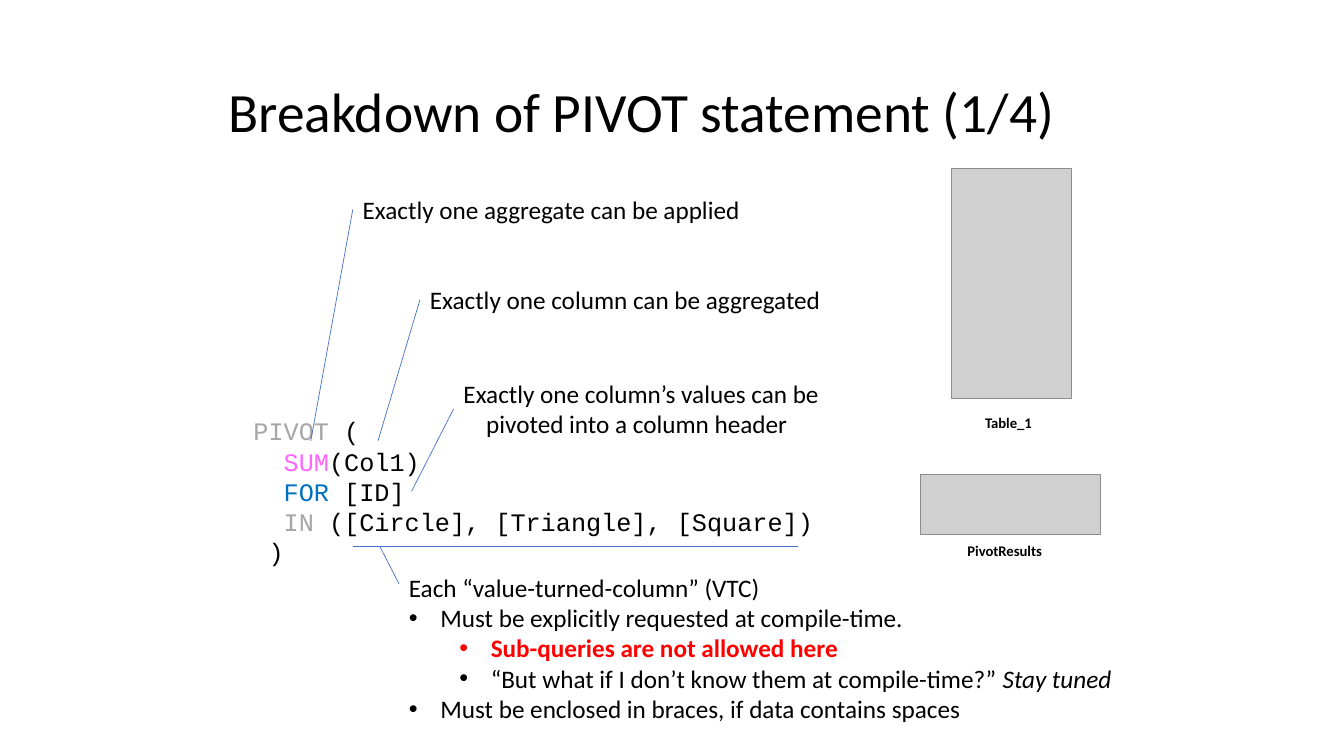
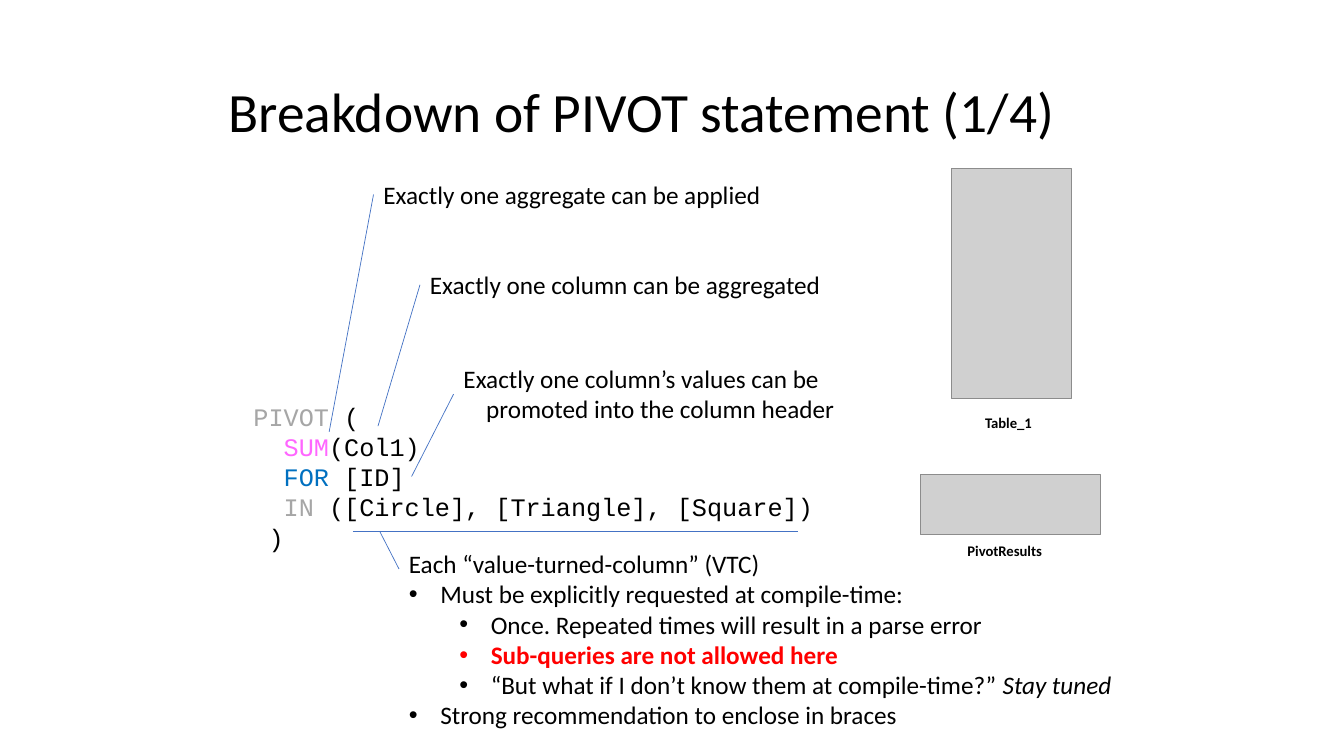
Before and after one commit to jbfoushee/MyPresentations, a slide deck: slide 16 of TSQL_Pivot_Operators/T-SQL Pivot Clause v6.pptx. Drawn at 1344x756 pixels with LibreOffice and Linux fonts; fonts in the diff are those of the drawing; grey boxes stand for pictures. Boxes give left, top, right and bottom in pixels: in the first picture for what was removed or moved away, otherwise in the second. Text is boxed around its words. In the diff, an @@ line names an element or a change of style, - is before the commit and + after.

```diff
--- a/TSQL_Pivot_Operators/T-SQL Pivot Clause v6.pptx
+++ b/TSQL_Pivot_Operators/T-SQL Pivot Clause v6.pptx
@@ text "Exactly one aggregate can be ...": place and size @@
-text "Exactly one aggregate can be ..." at box(363, 201, 739, 224)
+text "Exactly one aggregate can be ..." at box(383, 186, 760, 209)
@@ line moved from (311, 441) - (353, 210) to (330, 432) - (374, 195) @@
@@ text at box(486, 400, 834, 422): text changed @@
-pivoted into a column header
+promoted into the column header
@@ 4 lines, 3 texts: place and size @@
-4 lines, 3 texts at box(253, 291, 820, 584)
+4 lines, 3 texts at box(253, 276, 834, 569)
@@ text "Each “value-turned-column” (VTC)": place and size @@
-text "Each “value-turned-column” (VTC)" at box(409, 578, 1111, 722)
+text "Each “value-turned-column” (VTC)" at box(409, 554, 1111, 729)
@@ text at box(440, 585, 982, 638): text changed @@
-• Must be explicitly requested at compile-time.
+• Must be explicitly requested at compile-time:
+  • Once. Repeated times will result in a parse error
@@ text at box(440, 706, 897, 729): text changed @@
-• Must be enclosed in braces, if data contains spaces
+• Strong recommendation to enclose in braces
```
Also in this commit, not shown: 17 other slides changed, 29 slides added, 2 slides removed, 6 other files.
